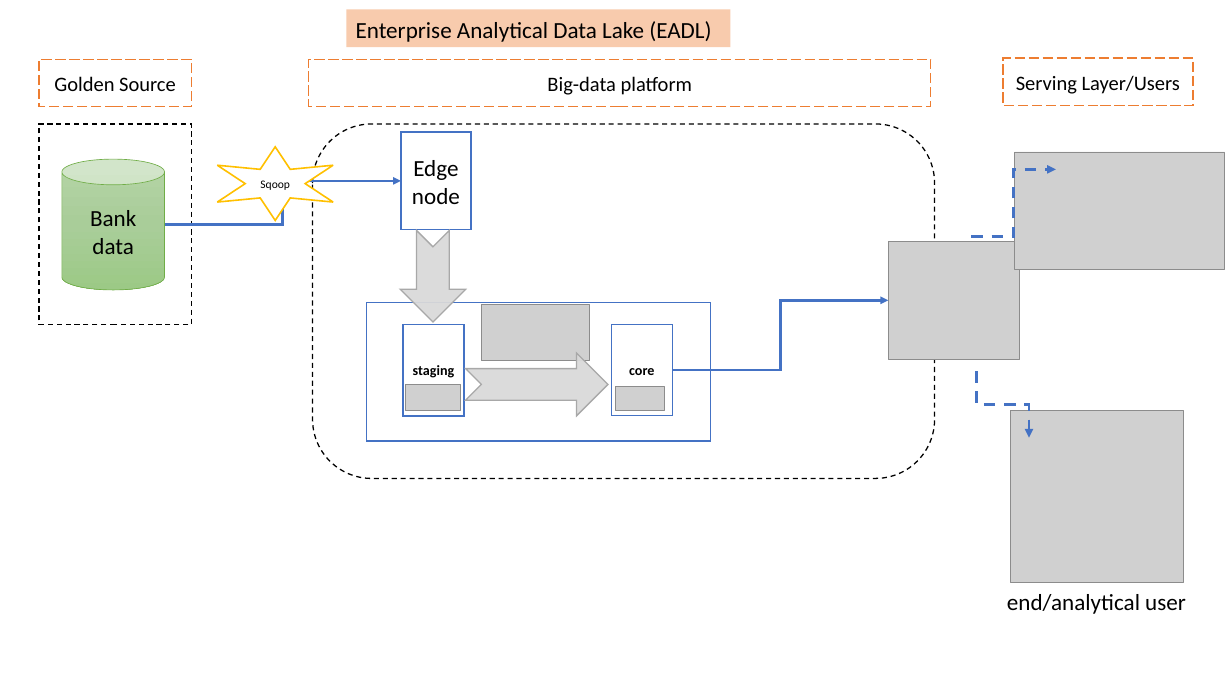
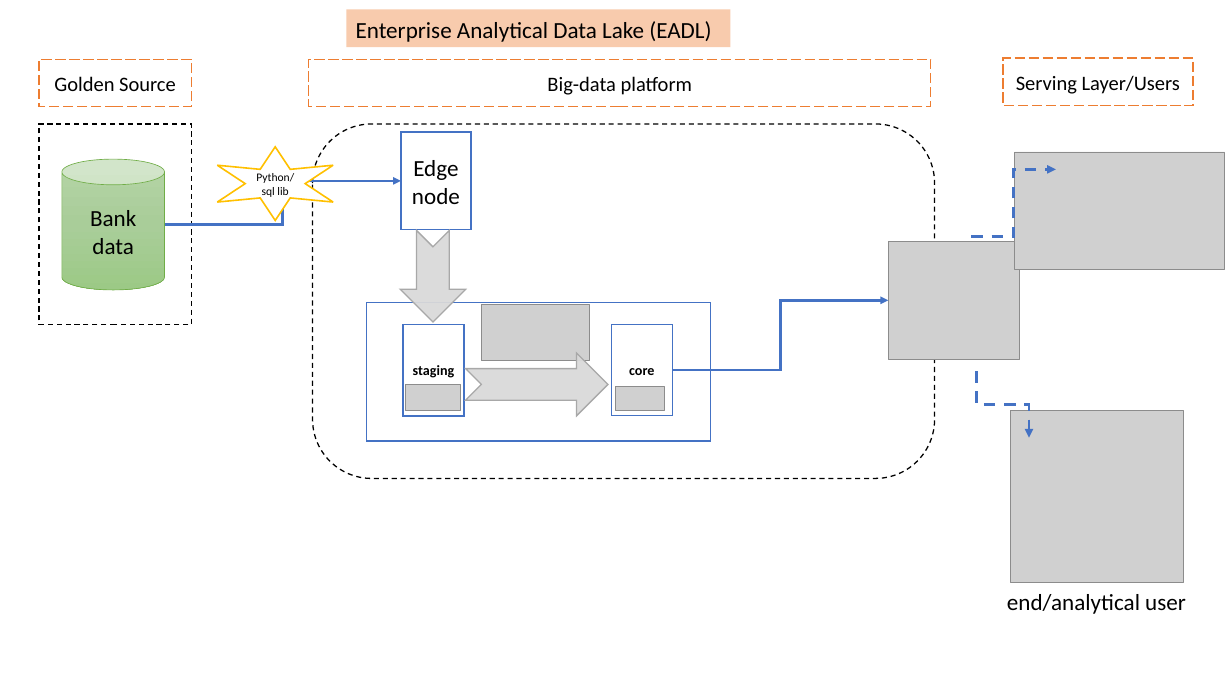
Before and after one commit to hencilpeter/bigdata_projects, a slide deck: slide 1 of project1_EnterpriseAnalyticalDataLake/diagrams/trendytech_batch_data_ingestion.pptx. Drawn at 1232x693 pixels with LibreOffice and Linux fonts; fonts in the diff are those of the drawing; grey boxes stand for pictures. Boxes give left, top, right and bottom in pixels: in the first picture for what was removed or moved away, otherwise in the second. Text is boxed around its words. In the diff, an @@ line names an element or a change of style, - is before the commit and + after.

```diff
--- a/project1_EnterpriseAnalyticalDataLake/diagrams/trendytech_batch_data_ingestion.pptx
+++ b/project1_EnterpriseAnalyticalDataLake/diagrams/trendytech_batch_data_ingestion.pptx
@@ text in star at (256,173,294,197): text changed @@
-Sqoop
+Python/sql lib
```
Also in this commit, not shown: 4 other files.
